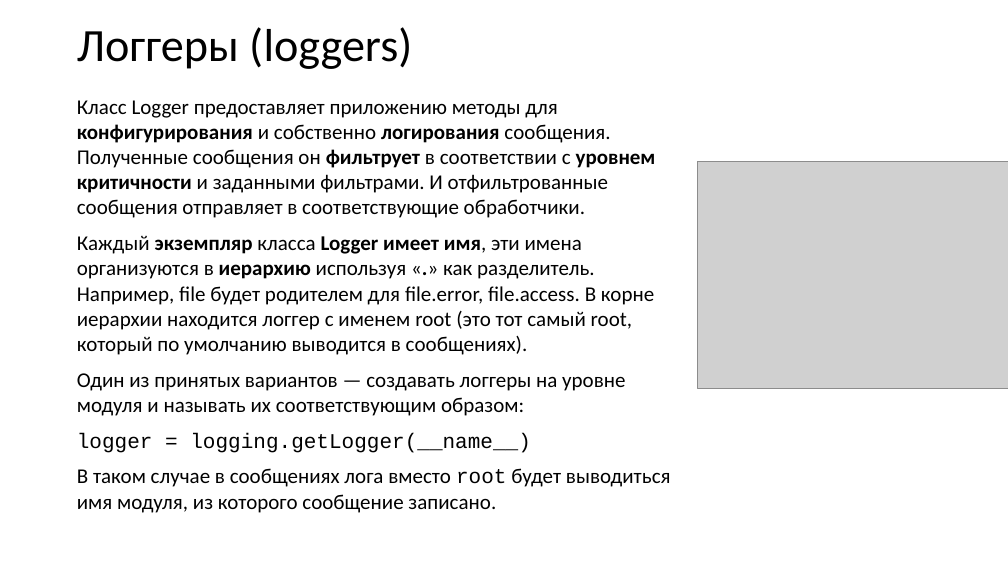
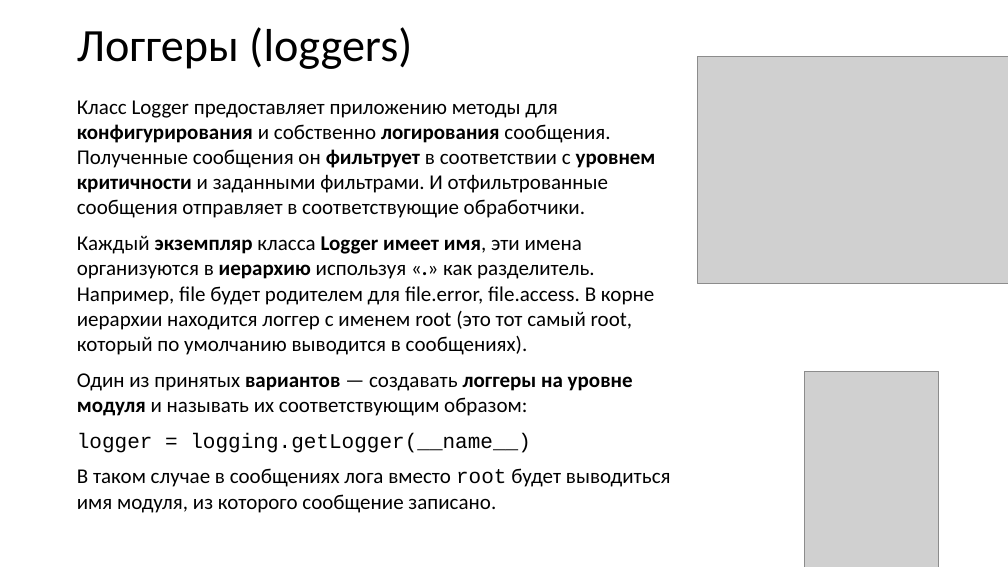
Before and after one commit to xtrueman/prog_instruments, a slide deck: slide 27 of presentations/Logging.pptx. Drawn at 1008x567 pixels with LibreOffice and Linux fonts; fonts in the diff are those of the drawing; grey boxes stand for pictures. Boxes give left, top, right and bottom in pixels: in the first picture for what was removed or moved away, otherwise in the second. Text is boxed around its words. In the diff, an @@ line names an element or a change of style, - is before the commit and + after.

```diff
--- a/presentations/Logging.pptx
+++ b/presentations/Logging.pptx
@@ picture: place and size @@
-picture at [698,162,1008,389]
+picture at [698,57,1008,284]
@@ text at [77,373,633,416]: bold on in "вариантов логгеры на уровне модуля" @@
@@ picture added at [805,371,939,567] @@
```
Also in this commit, not shown: 20 other slides changed, 11 slides added, 1 other file.
